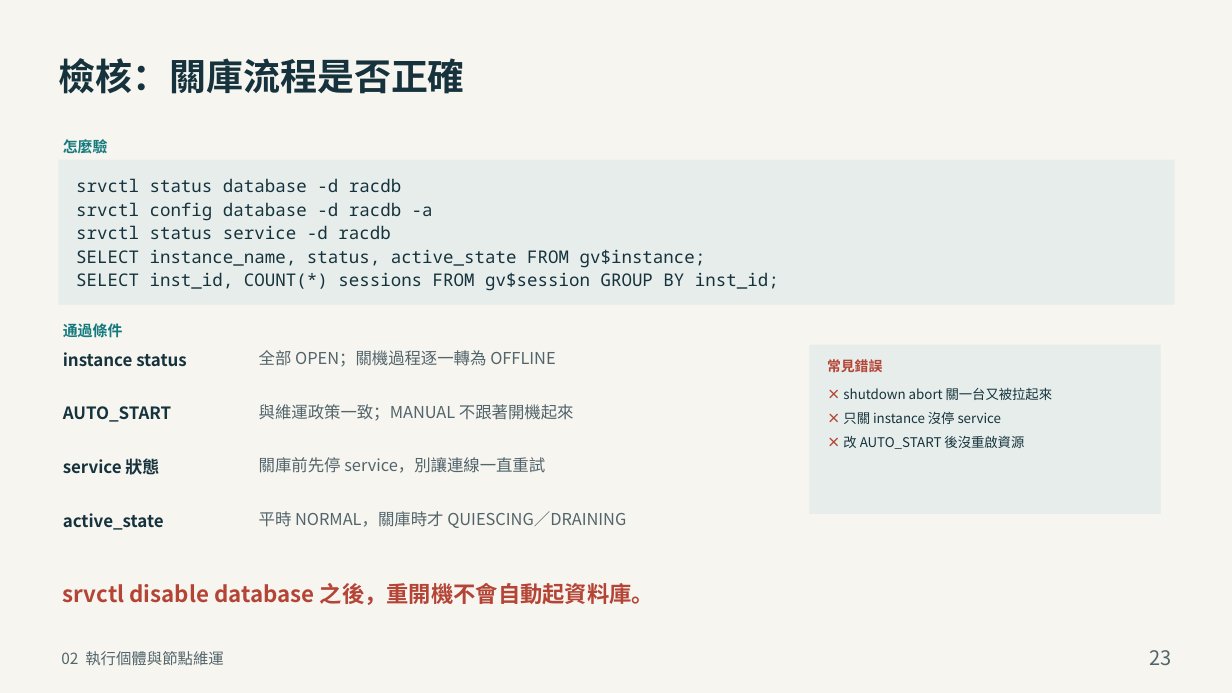
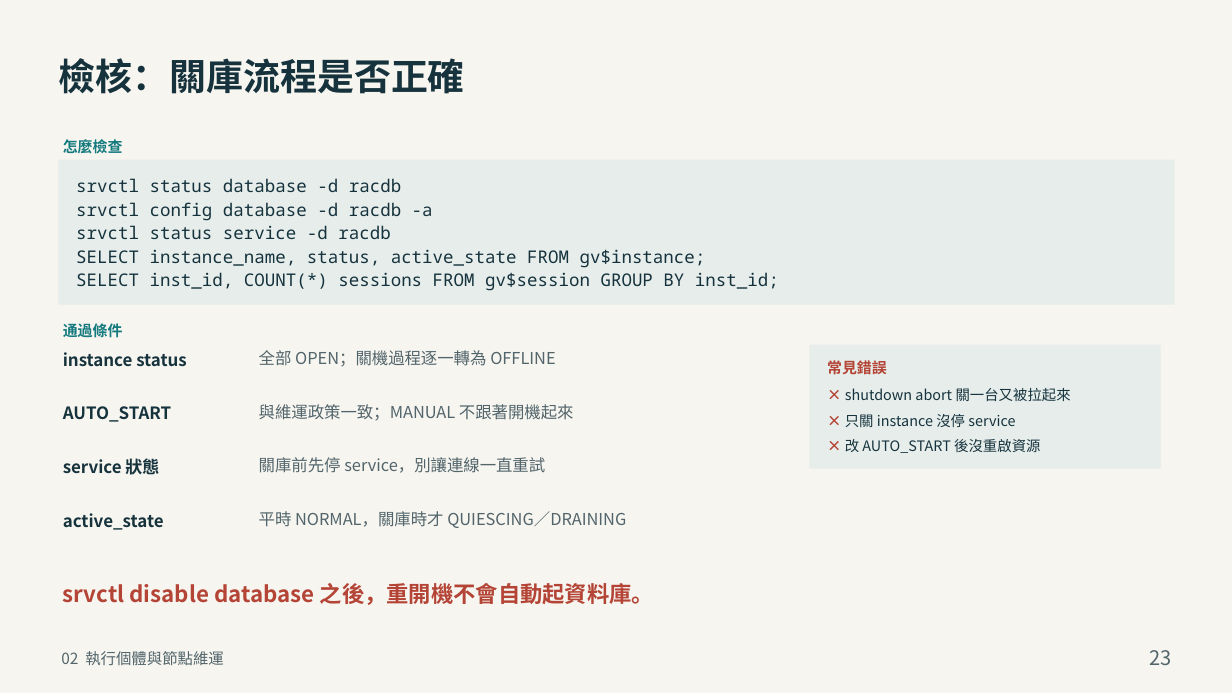
Before and after one commit to YouAreTheBlueSky/Oracle-DBA-Training-Docs, a slide deck: slide 23 of deliver_advance/02_Oracle_DBA_RAC.pptx. Drawn at 1232x693 pixels with LibreOffice and Linux fonts; fonts in the diff are those of the drawing. Boxes give left, top, right and bottom in pixels: in the first picture for what was removed or moved away, otherwise in the second. Text is boxed around its words. In the diff, an @@ line names an element or a change of style, - is before the commit and + after.

Commit message:
檢核頁：標籤改為「怎麼檢查」，常見錯誤基準字級 13→14
73 頁檢核頁的「怎麼驗」全部改為「怎麼檢查」。常見錯誤項目由 13pt 提到 14pt（標題 13.5→14.5），全部 73 頁重新產生且未觸發自動縮字；第 2 章 p14 因已個別放大，pitfall_scale 由 1.22 調為 1.02 以免每次都退讓。

建置腳本改為在 deckkit（版面程式）更新時也重建，避免只改版面卻因模組未變而跳過。

```diff
--- a/deliver_advance/02_Oracle_DBA_RAC.pptx
+++ b/deliver_advance/02_Oracle_DBA_RAC.pptx
@@ text at (63,139,123,154): text changed @@
-怎麼驗
+怎麼檢查
@@ rectangle: place and size @@
-rectangle at (809,344,1160,514)
+rectangle at (809,344,1160,469)
@@ text "常見錯誤" at (827,360,887,374): size 13.5 to 14.5 pt; line spacing 19.2pt to 20.6pt @@
@@ text "× shutdown abort 關一台又被拉起來" at (845,388,1071,453): size 13 to 14 pt; line spacing 18.5pt to 19.9pt @@
```
Also in this commit, not shown: 9 other slides changed, 20 other files.
